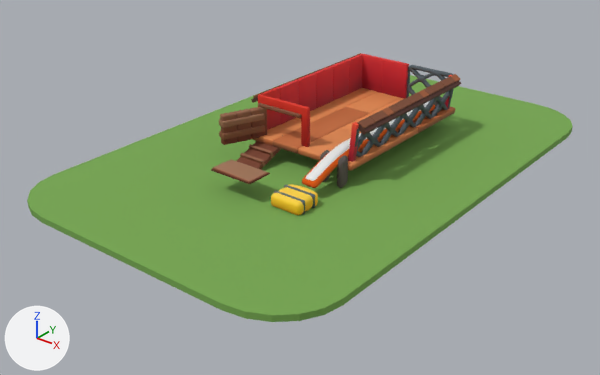
The FBX model Assets/Game/Art/3D Model/Env/ChickenBase.fbx, before and after one commit.
One viewpoint serves both versions: a 50 mm lens placed at (12.48, -16.83, 9.23), pointed at (-0.27, -0.89, -0.66). The lights are fixed; the arrows at lower left show +X, +Y and +Z. Where no turn or scale is listed for an object, it has been applied to the vertices. Vertices at the same position are counted once.
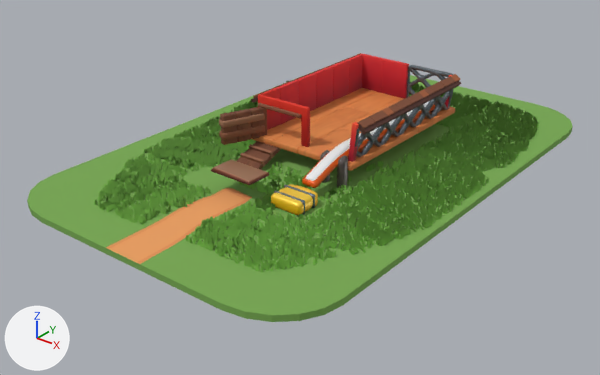
What differs and where, as boxes (x1, y1, x2, y2) in the pictures (600 x 375 px):
```json
{"object": "Mesh.002", "change": "added", "after": [94, 80, 539, 273], "on screen": "green"}
{"object": "Cube.072", "change": "recoloured, surface changed", "before": [251, 98, 455, 171], "after": [251, 98, 455, 171]}
{"object": "Cube.030", "change": "surface changed", "before": [271, 184, 318, 215], "after": [271, 184, 318, 215]}
{"object": "Plane.004", "change": "surface changed", "before": [302, 105, 435, 188], "after": [302, 105, 435, 188], "on screen": "orange to brown"}
{"part": 1, "of": "me_cube_081", "change": "surface changed", "before": [251, 88, 455, 171], "after": [251, 88, 455, 171]}
{"part": 2, "of": "me_cube_083", "change": "surface changed", "before": [220, 107, 267, 145], "after": [220, 107, 267, 145]}
{"part": 3, "of": "me_cube_086", "change": "added", "after": [42, 74, 568, 310], "on screen": "green"}
```

The change, as JSON lines over the scene's bpy script:
```json
{"op": "add", "block": "img_woodenstylised_jpg", "code": ["img_woodenstylised_jpg = load_image('WoodenStylised.jpg', '../../Textures/WoodenStylised.jpg', 1024, 1024, 'sRGB')"]}
{"op": "set", "path": "mat_colopallete.roughness", "old": "1.0", "new": "0.395"}
{"op": "add", "block": "mat_colorpalet_003", "code": ["mat_colorpalet_003 = principled_material('Colorpalet.003')", "mat_colorpalet_003.texture = img_woodenstylised_jpg", "mat_colorpalet_003.roughness = 0.754"]}
{"block": "me_cube_083", "where": "me_cube_083.from_pydata(...)  # 280 vertices, 540 faces; spans x -0.35..0.35, y -0.615..0.688, z -0.442..0.397"}
{"block": "me_cube_083", "where": "# used by ob_cube_073; location = (-1.63, -1.65, 1.07)"}
{"block": "me_cube_083", "change": "me_cube_083 part 2: texture (UV) coordinates of 324 of 540 faces, centred in x -0.297..0.343, y -0.577..0.688, z -0.442..0.397, changed; they spanned u 0.96..0.96, v 0.28..0.32 and now span u 0.39..0.73, v 0.24..0.73"}
{"block": "me_cube_081", "where": "me_cube_081.from_pydata(...)  # 423 vertices, 858 faces; spans x -1.78..1.66, y -1.5..3.78, z -0.15..0.03"}
{"block": "me_cube_081", "where": "# used by ob_cube_072; location = (0.0, 0.24, 0.65)"}
{"op": "remove", "block": "me_cube_081", "code": "me_cube_081.materials.append(mat_colorpalet_001)  # picture img_256_jpg"}
{"block": "me_cube_081", "change": "me_cube_081 part 1: texture (UV) coordinates of 858 of 858 faces, centred in x -1.78..1.66, y -1.5..3.78, z -0.15..0.03, changed; they spanned u 0.79..0.79, v 0.06..0.13 and now span u 0.02..0.71, v 0.05..0.97"}
{"op": "add", "block": "me_cube_081", "code": "me_cube_081.materials.append(mat_colorpalet_003)  # picture img_woodenstylised_jpg"}
{"block": "me_cube_086", "where": "# used by ob_cube_105; location = (0.0, 0.0, 0.0)"}
{"op": "remove", "block": "me_cube_086", "code": "me_cube_086.from_pydata(...)  # 48 vertices, 92 faces; spans x -4.81..4.49, y -7.1..7.35, z -0.08..0.08"}
{"op": "add", "block": "me_cube_086", "code": "me_cube_086.from_pydata(...)  # 104 vertices, 204 faces; spans x -4.81..4.49, y -7.1..7.35, z -0.08..0.08"}
{"block": "me_cube_086", "change": "me_cube_086 part 3: 56 vertices added at x -0.85..0.36, y -7.1..-3.18, z 0.08"}
{"op": "add", "block": "me_mesh_010", "code": ["me_mesh_010 = bpy.data.meshes.new('Mesh.010')", "me_mesh_010.from_pydata(...)  # 77515 vertices, 99738 faces; spans x -4.7..4.32, y -6.01..6.63, z 0.04..0.21", "me_mesh_010.materials.append(mat_colopallete_001)  # picture img_256_jpg"]}
{"op": "add", "block": "ob_mesh_002", "code": ["ob_mesh_002 = bpy.data.objects.new('Mesh.002', me_mesh_010)", "ob_mesh_002.location = (0.0, 0.0, 0.0)"]}
```
